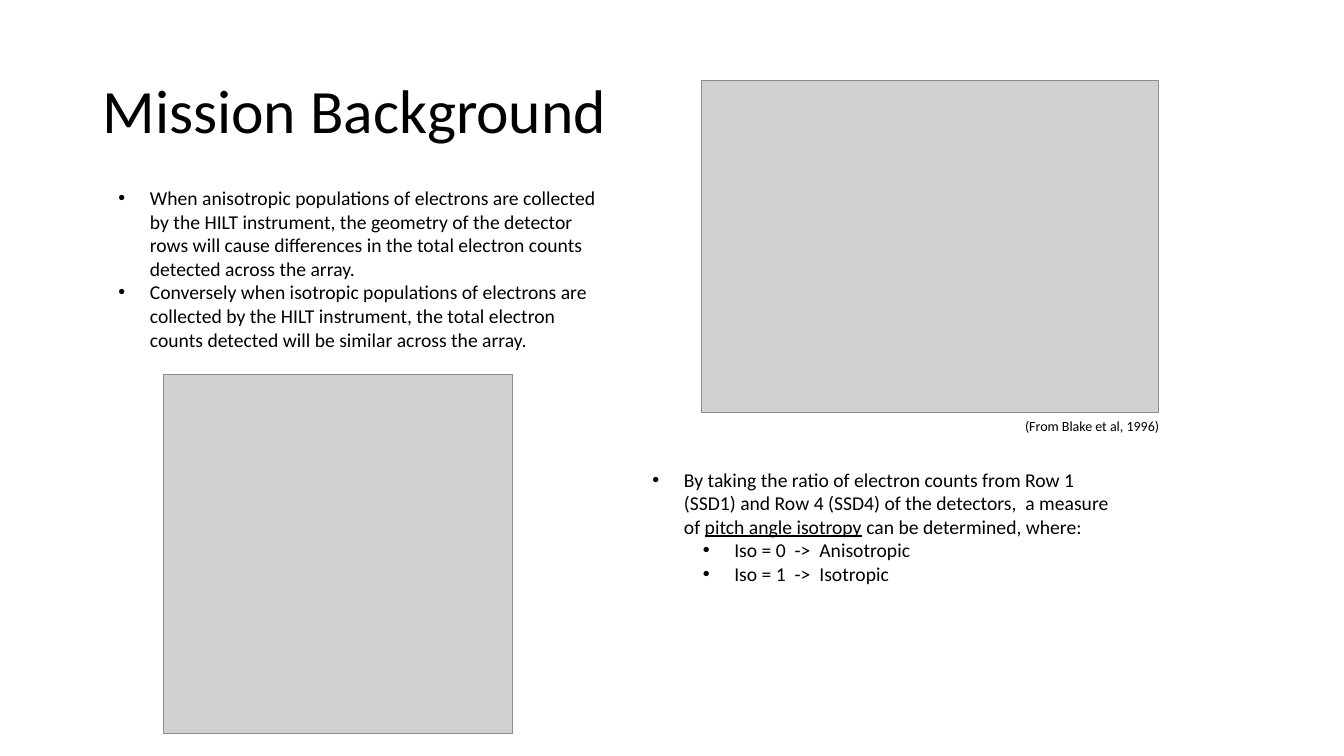
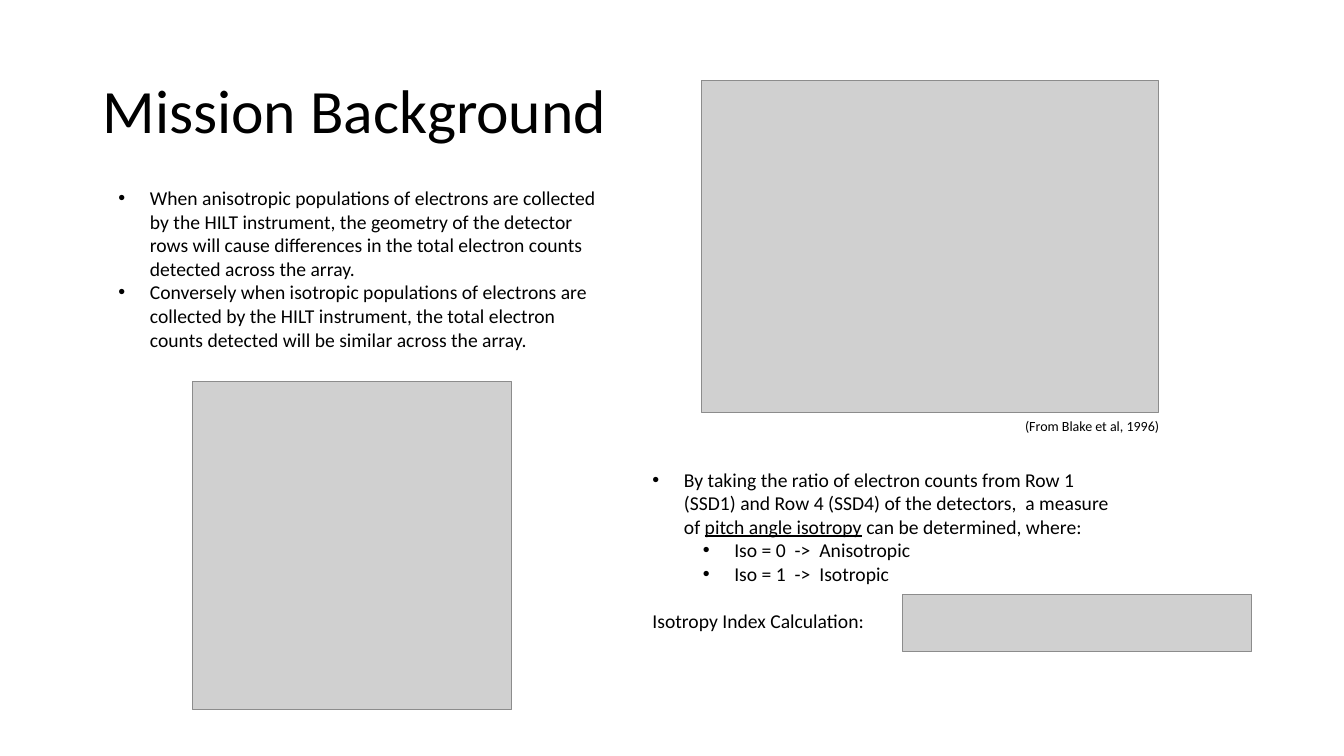
Before and after one commit to conradmr98/lasp-microburst-research, a slide deck: slide 6 of sampexlib/Concept Summaries/AGU Research Presentation (15min).pptx. Drawn at 1344x756 pixels with LibreOffice and Linux fonts; fonts in the diff are those of the drawing; grey boxes stand for pictures. Boxes give left, top, right and bottom in pixels: in the first picture for what was removed or moved away, otherwise in the second. Text is boxed around its words. In the diff, an @@ line names an element or a change of style, - is before the commit and + after.

```diff
--- a/sampexlib/Concept Summaries/AGU Research Presentation (15min).pptx
+++ b/sampexlib/Concept Summaries/AGU Research Presentation (15min).pptx
@@ picture: place and size @@
-picture at [163,375,513,734]
+picture at [193,381,512,710]
@@ picture added at [902,595,1252,651] @@
@@ text at [652,614,863,631]: paragraph added @@
+Isotropy Index Calculation:
```
Also in this commit, not shown: 7 other slides changed, 2 other files.
